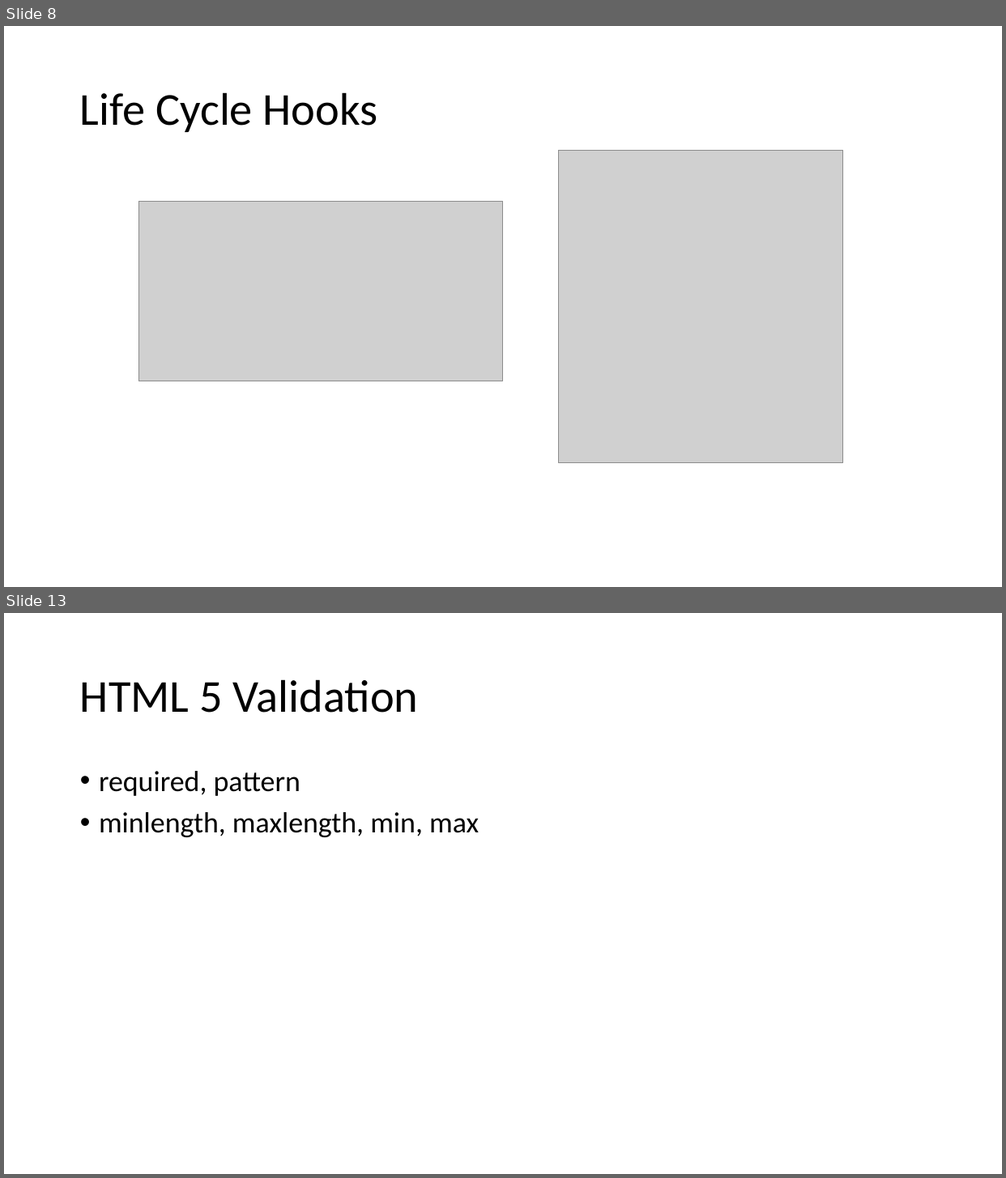
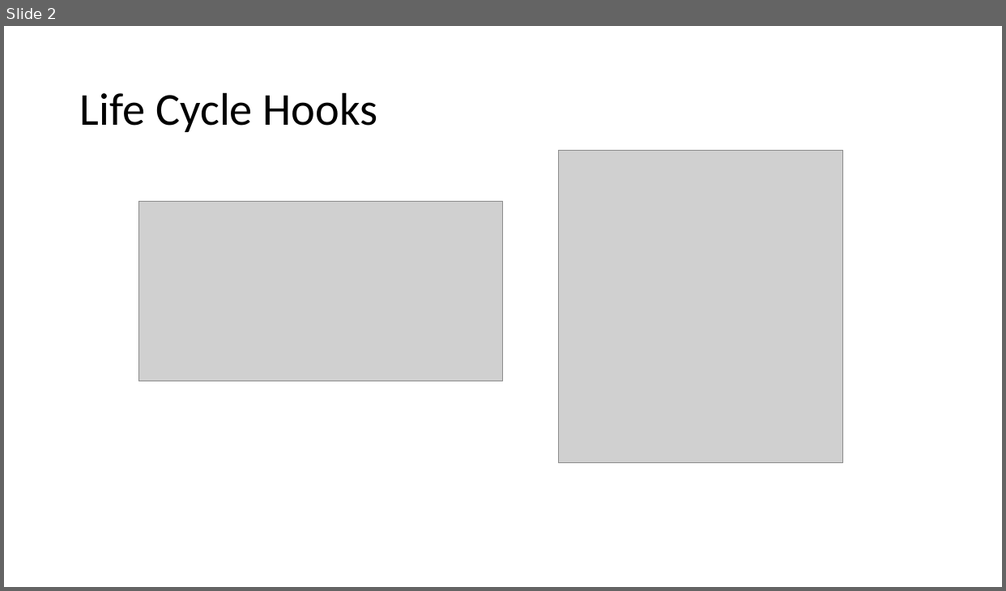
Before and after one commit to sitaramgarlapati/angularDemo, a slide deck: slides/Ang Sessions 2.pptx. Shown one above the other, each under a label of ours: slides 8 and 13 before the commit, slide 2 after it; the slides between them are not shown. The pictures are 1006x1178 and 1006x591 pixels, drawn with LibreOffice and Linux fonts; fonts in the diff are those of the drawing; grey boxes stand for pictures. Boxes give left, top, right and bottom in pixels: in the first picture for what was removed or moved away, otherwise in the second. Text is boxed around its words. In the diff, an @@ line names an element or a change of style, - is before the commit and + after.

```diff
--- a/slides/Ang Sessions 2.pptx
+++ b/slides/Ang Sessions 2.pptx
@@ slide 13 removed at (4, 613, 1002, 1174), background #FFFFFF @@
@@ title removed at (80, 679, 419, 713) @@
-HTML 5 Validation
@@ text removed at (99, 771, 479, 837) @@
-• required, pattern
-• minlength, maxlength, min, max
@@ what was slide 8 is now slide 2 @@
```
Also in this commit, not shown: 5 slides changed, 10 slides added, 9 other slides removed, 17 other files.
